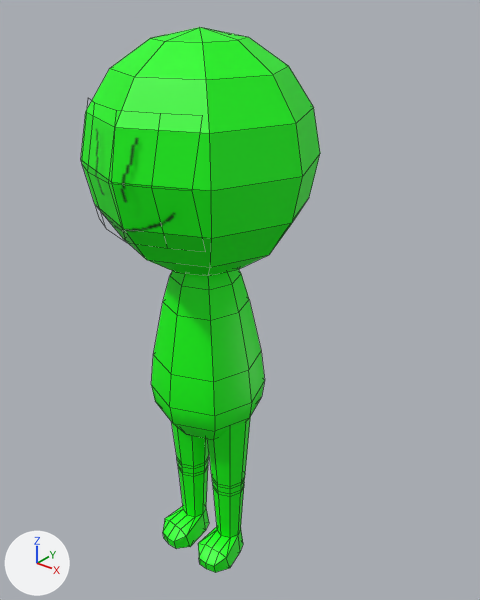
One commit to the FBX model Models/Dev Models/dev_puppet/puppet_model1.fbx: the scene before it, then after it.
The view is the same before and after, from a camera (50 mm lens) standing at (0.037, -0.0413, 0.0557) and looking at (0.0018, 0.0027, 0.0285). The axes (+X, +Y, +Z) are drawn at lower left. The lights are the same throughout. Mesh edges are drawn as thin lines. Where no turn or scale is listed for an object, it has been applied to the vertices.

The older version as bpy lines, for what is in view:
```python
me_mesh_004 = bpy.data.meshes.new('Mesh.004')
me_mesh_004.from_pydata(...)  # 72 vertices, 82 faces; spans x 0.0001..0.0048, y -0.0042..0.0023, z 0.0..0.0184
me_mesh_004.materials.append(mat_standardsurface1)  # green #00ff00
ob_sm_arml = bpy.data.objects.new('SM_ArmL', None)
ob_sm_arml.parent = ob_sm_body
ob_sm_arml.location = (1.171, 2.964, 0.0)
ob_sm_arml.rotation_euler = (0.0, 0.0, -1.567)  # degrees (0, 0, -90)
ob_sm_arml.scale = (0.174, 0.174, 0.174)
ob_sm_armr = bpy.data.objects.new('SM_ArmR', None)
ob_sm_armr.parent = ob_sm_body
ob_sm_armr.location = (-1.171, 2.969, 0.0)
ob_sm_armr.rotation_euler = (0.0, 0.0, -1.567)  # degrees (0, 0, -90)
ob_sm_armr.scale = (0.174, 0.174, 0.174)
ob_sm_legl = bpy.data.objects.new('SM_LegL', me_mesh_004)
ob_sm_legl.location = (0.0, 0.0, 0.0)
# also in view: 'SM_Head' at (0.0, 0.0, 0.0423); 'SM_Body' at (0.0, 0.0, 0.024); 'SM_LegR' at (-0.0025, -0.0009, 0.0092)
```
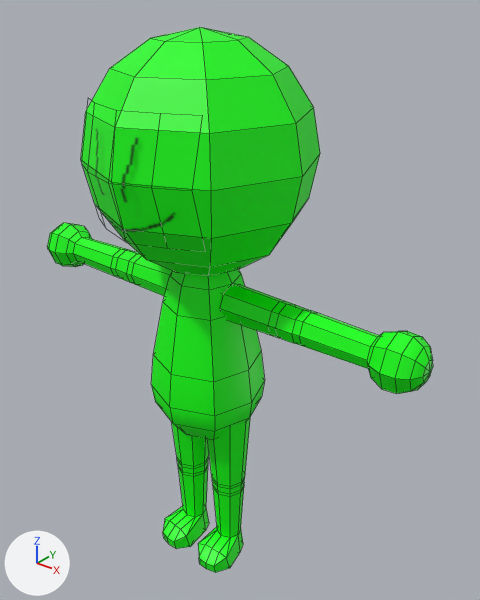
Commit message: Updated puppet model, arms fixed

Pixel boxes (x1, y1, x2, y2) of what changed, in the pictures (480 x 600 px):
```json
{"object": "SM_ArmL", "change": "now drawn", "after": [219, 284, 433, 394], "on screen": "green"}
{"object": "SM_ArmR", "change": "now drawn", "after": [47, 223, 172, 296], "on screen": "green"}
```

Scene script edits in JSON lines:
```json
{"op": "add", "block": "me_mesh_006", "code": ["me_mesh_006 = bpy.data.meshes.new('Mesh.006')", "me_mesh_006.from_pydata(...)  # 106 vertices, 112 faces; spans x 0.16..2.18, y 2.72..3.21, z -0.25..0.25", "me_mesh_006.materials.append(mat_standardsurface1)  # green #00ff00"]}
{"op": "add", "block": "me_mesh_005", "code": ["me_mesh_005 = bpy.data.meshes.new('Mesh.005')", "me_mesh_005.from_pydata(...)  # 106 vertices, 112 faces; spans x -2.18..-0.16, y 2.72..3.21, z -0.25..0.25", "me_mesh_005.materials.append(mat_standardsurface1)  # green #00ff00"]}
{"op": "remove", "block": "ob_sm_arml", "code": "ob_sm_arml.parent = ob_sm_body"}
{"op": "set", "path": "ob_sm_arml", "old": "bpy.data.objects.new('SM_ArmL', None)", "new": "bpy.data.objects.new('SM_ArmL', me_mesh_006)"}
{"op": "set", "path": "ob_sm_arml.location", "old": "(1.171, 2.964, 0.0)", "new": "(0.0, 0.0, 0.0)"}
{"op": "set", "path": "ob_sm_arml.rotation_euler", "old": "(0.0, 0.0, -1.567)", "new": "(1.571, 0.0, 0.0)", "note": "degrees (0, 0, -90) -> degrees (90, 0, 0)"}
{"op": "set", "path": "ob_sm_arml.scale", "old": "(0.174, 0.174, 0.174)", "new": "(0.01, 0.01, 0.01)"}
{"op": "remove", "block": "ob_sm_armr", "code": "ob_sm_armr.parent = ob_sm_body"}
{"op": "set", "path": "ob_sm_armr", "old": "bpy.data.objects.new('SM_ArmR', None)", "new": "bpy.data.objects.new('SM_ArmR', me_mesh_005)"}
{"op": "set", "path": "ob_sm_armr.location", "old": "(-1.171, 2.969, 0.0)", "new": "(0.0, 0.0, 0.0)"}
{"op": "set", "path": "ob_sm_armr.rotation_euler", "old": "(0.0, 0.0, -1.567)", "new": "(1.571, 0.0, 0.0)", "note": "degrees (0, 0, -90) -> degrees (90, 0, 0)"}
{"op": "set", "path": "ob_sm_armr.scale", "old": "(0.174, 0.174, 0.174)", "new": "(0.01, 0.01, 0.01)"}
```
